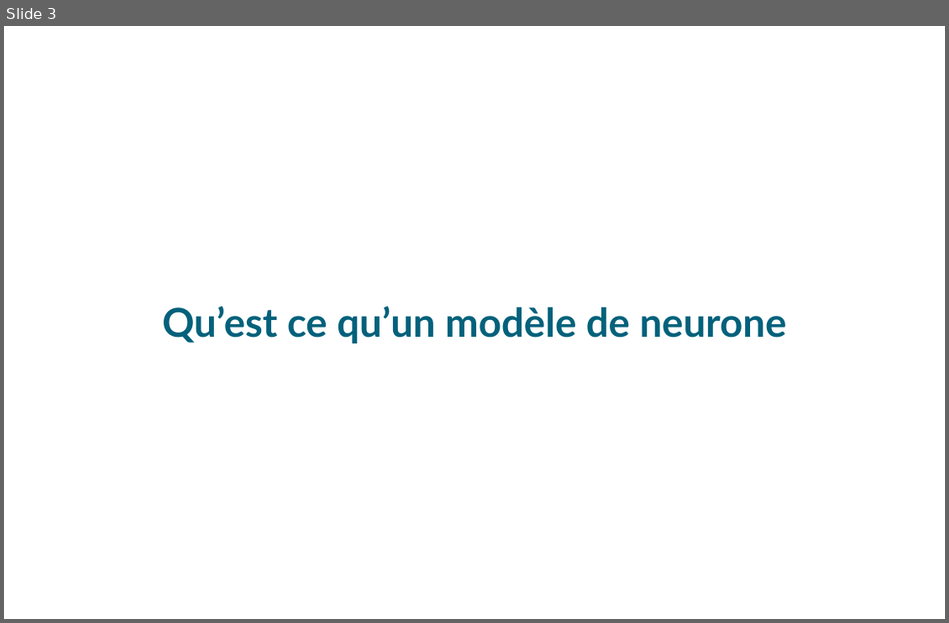
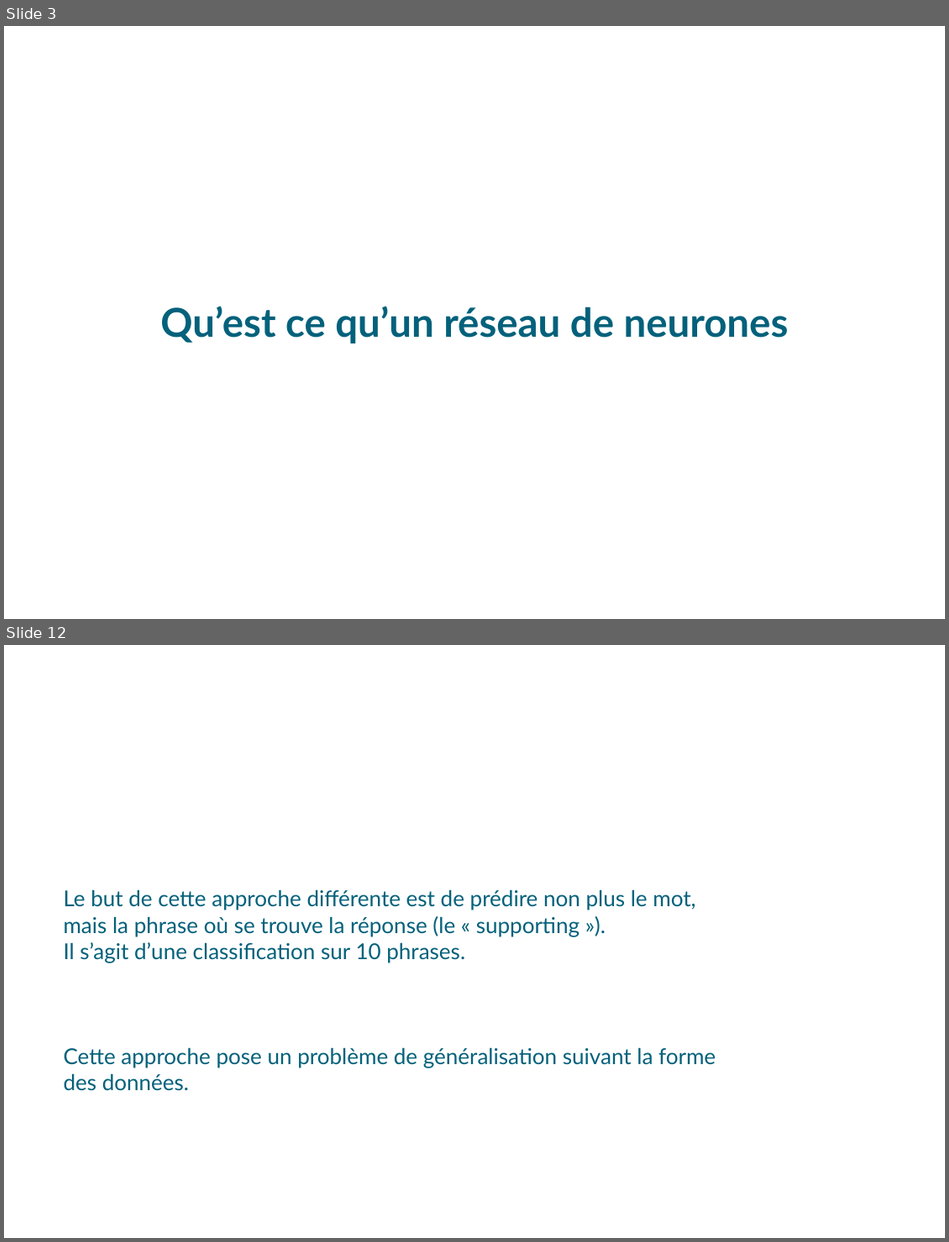
Before and after one commit to sr247/TER1, a slide deck: terSoutenance.odp. Shown one above the other, each under a label of ours: slide 3 before the commit, slides 3 and 12 after it; the slides between them are not shown. The pictures are 949x623 and 949x1242 pixels, drawn with LibreOffice and Linux fonts; fonts in the diff are those of the drawing; background and template pictures are left out. Boxes give left, top, right and bottom in pixels: in the first picture for what was removed or moved away, otherwise in the second. Text is boxed around its words. In the diff, an @@ line names an element or a change of style, - is before the commit and + after.

```diff
--- a/terSoutenance.odp
+++ b/terSoutenance.odp
@@ slide 12 added at box(4, 645, 945, 1238), background picture (left out) @@
@@ text added at box(64, 889, 695, 963), 22 pt, text #04617B @@
+Le but de cette approche différente est de prédire non plus le mot, mais la phrase où se trouve la réponse (le « supporting »).
+Il s’agit d’une classification sur 10 phrases.
@@ text added at box(211, 889, 401, 910), 28 pt, text #FFFFFF, bold @@
+C – Une approche différente
@@ text added at box(64, 1047, 715, 1091), 22 pt, text #04617B @@
+Cette approche pose un problème de généralisation suivant la forme des données.
@@ slide 3 changed as well @@
@@ subtitle at box(160, 306, 789, 344): text changed @@
-Qu’est ce qu’un modèle de neurone
+Qu’est ce qu’un réseau de neurones
```
Also in this commit, not shown: 2 other slides changed, 12 other slides added, 5 slides removed.
